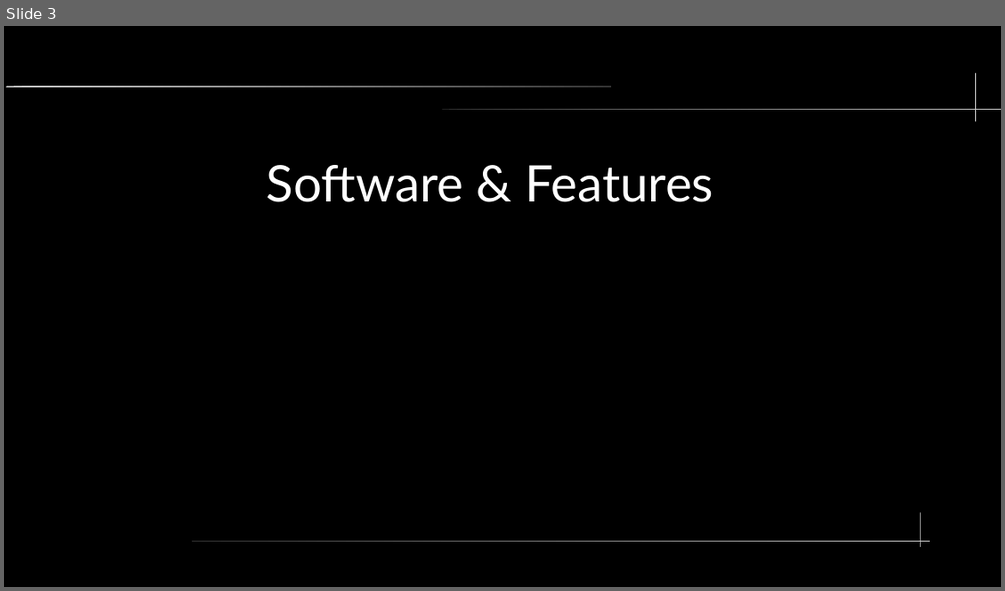
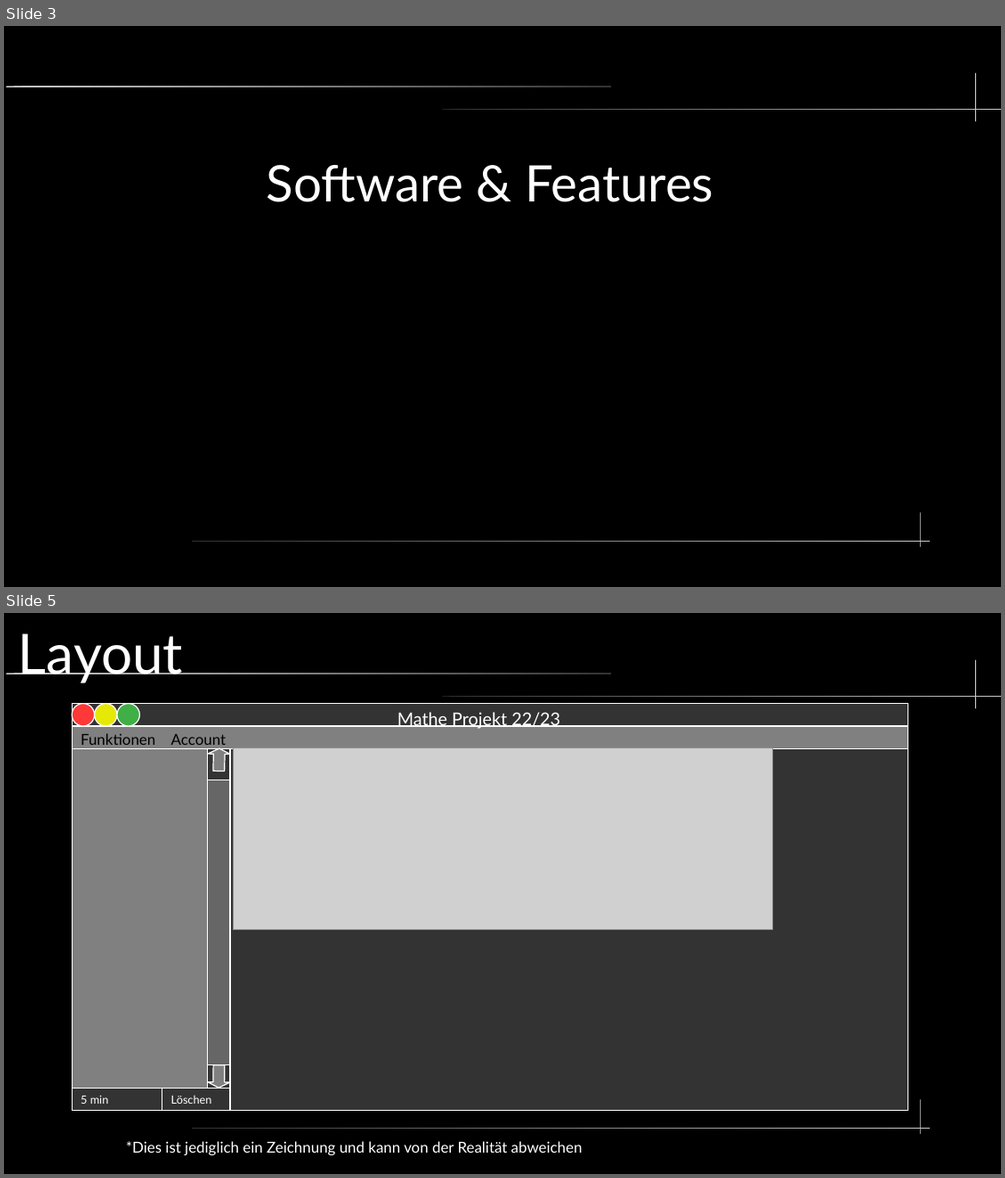
Before and after one commit to hyperbel/MatheProjekt22_23, a slide deck: Doc/Präsi/Präsentation.odp. Shown one above the other, each under a label of ours: slide 3 before the commit, slides 3 and 5 after it; the slides between them are not shown. The pictures are 1005x591 and 1005x1178 pixels, drawn with LibreOffice and Linux fonts; fonts in the diff are those of the drawing; grey boxes stand for pictures; background and template pictures are left out. Boxes give left, top, right and bottom in pixels: in the first picture for what was removed or moved away, otherwise in the second. Text is boxed around its words. In the diff, an @@ line names an element or a change of style, - is before the commit and + after.

```diff
--- a/Doc/Präsi/Präsentation.odp
+++ b/Doc/Präsi/Präsentation.odp
@@ slide 5 added at (4, 613, 1001, 1174), background #000000; not listed: 5 template elements that a slide beside it also shows @@
@@ title added at (18, 633, 183, 683), 44 pt, text #FFFFFF @@
+Layout
@@ rectangle added at (72, 704, 908, 1111), fill #333333, outline #FFFFFF 0.85 pt @@
@@ ellipse added at (72, 704, 95, 726), fill #FF3838, outline #FFFFFF 0.85 pt @@
@@ ellipse added at (95, 704, 117, 726), fill #E6E905, outline #FFFFFF 0.85 pt @@
@@ ellipse added at (117, 704, 139, 726), fill #3FAF46, outline #FFFFFF 0.85 pt @@
@@ text added at (397, 710, 560, 730), 14 pt, text #FFFFFF @@
+Mathe Projekt 22/23
@@ rectangle added at (72, 726, 908, 748), fill #808080, outline #FFFFFF 0.85 pt @@
@@ text added at (81, 733, 155, 745), 12 pt, text #000000 @@
+Funktionen
@@ text added at (171, 734, 226, 748), 12 pt, text #000000 @@
+Account
@@ rectangle added at (72, 748, 230, 1111), fill #808080, outline #FFFFFF 0.85 pt @@
@@ left arrow added at (207, 748, 230, 771), fill #808080, outline #FFFFFF 0.85 pt @@
@@ rectangle added at (208, 748, 230, 1088), fill #333333, outline #FFFFFF 0.85 pt @@
@@ rectangle added at (208, 771, 208, 884), fill #333333, outline #FFFFFF 0.85 pt @@
@@ rectangle added at (230, 748, 230, 839), fill #333333, outline #FFFFFF 0.85 pt @@
@@ picture added at (233, 747, 773, 930) @@
@@ rectangle added at (208, 780, 230, 1065), fill #666666, outline #FFFFFF 0.85 pt @@
@@ left arrow added at (208, 1065, 230, 1088), fill #808080, outline #FFFFFF 0.85 pt @@
@@ rectangle added at (72, 1088, 162, 1111), fill #333333, outline #FFFFFF 0.85 pt @@
@@ rectangle added at (162, 1088, 230, 1111), fill #333333, outline #FFFFFF 0.85 pt @@
@@ text added at (81, 1094, 109, 1103), 9 pt, text #FFFFFF @@
+5 min
@@ text added at (171, 1094, 212, 1103), 9 pt, text #FFFFFF @@
+Löschen
@@ text added at (126, 1141, 582, 1155), 12 pt, text #FFFFFF @@
+*Dies ist jediglich ein Zeichnung und kann von der Realität abweichen
```
Also in this commit, not shown: 12 slides changed, 12 other slides added, 2 slides removed.
